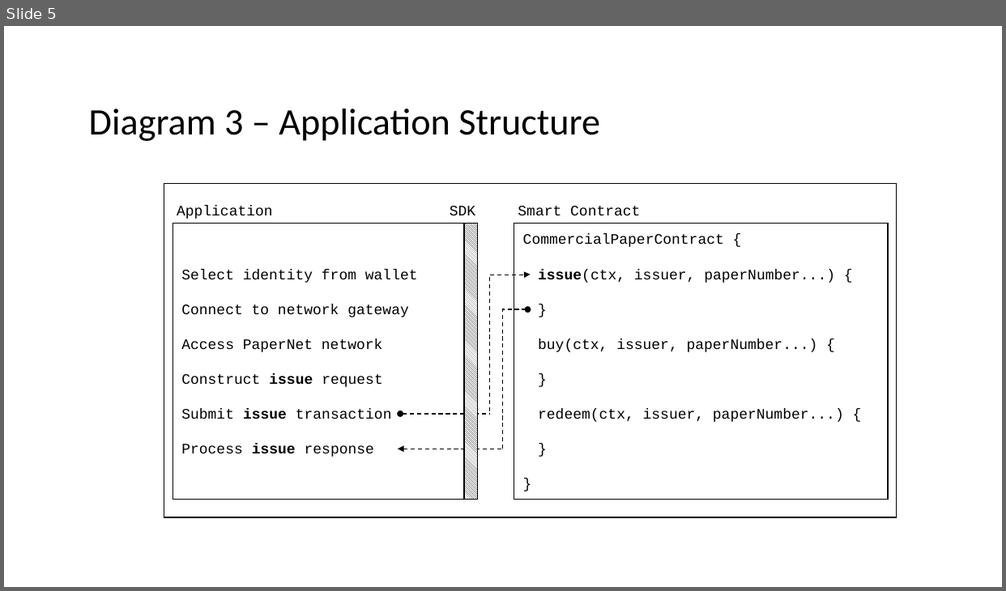
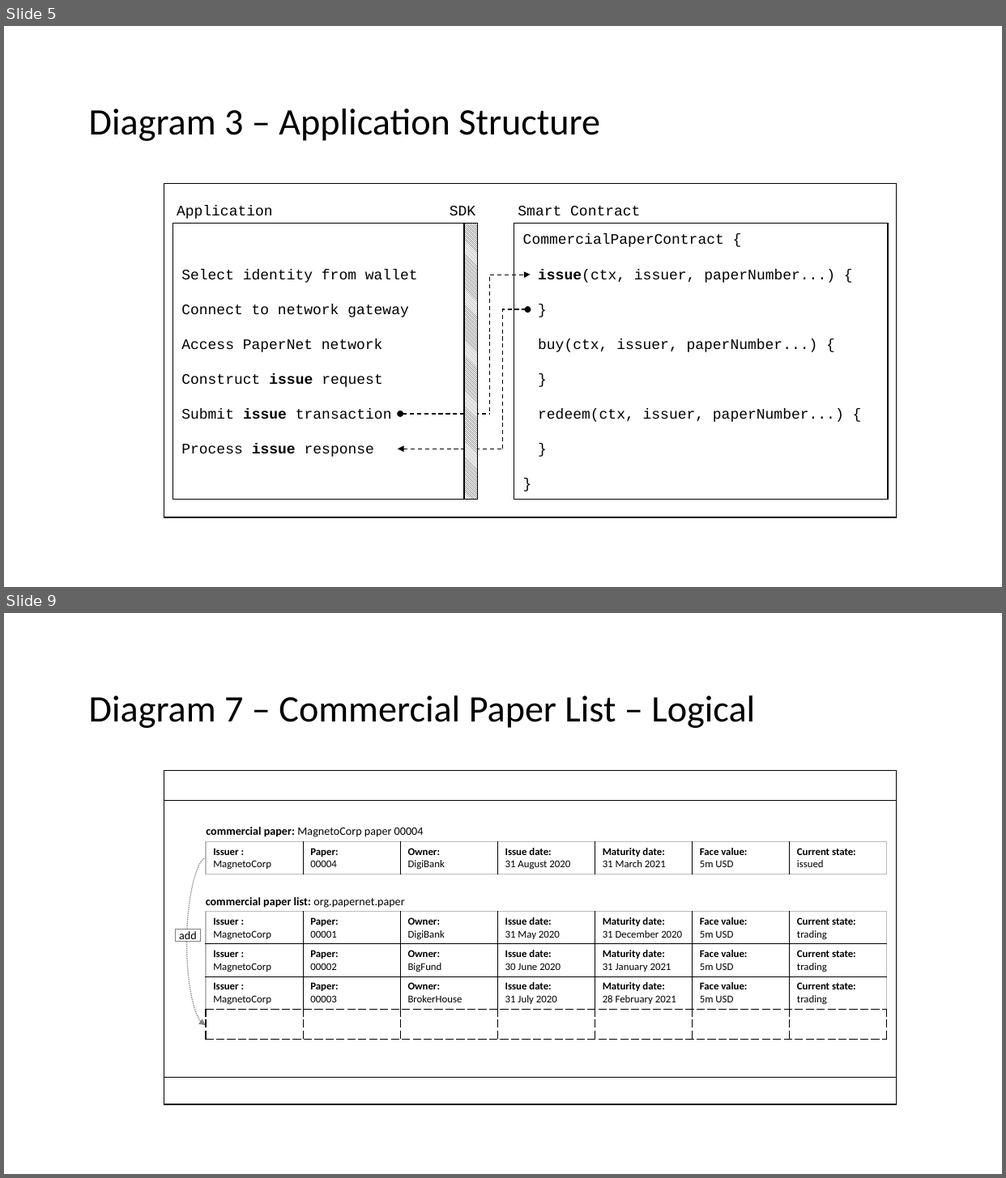
Before and after one commit to hyperledger/fabric, a slide deck: docs/source/developapps/diagrams.pptx. Shown one above the other, each under a label of ours: slide 5 before the commit, slides 5 and 9 after it; the slides between them are not shown. The pictures are 1006x591 and 1006x1178 pixels, drawn with LibreOffice and Linux fonts; fonts in the diff are those of the drawing. Boxes give left, top, right and bottom in pixels: in the first picture for what was removed or moved away, otherwise in the second. Text is boxed around its words. In the diff, an @@ line names an element or a change of style, - is before the commit and + after.

```diff
--- a/docs/source/developapps/diagrams.pptx
+++ b/docs/source/developapps/diagrams.pptx
@@ slide 9 added at [4, 613, 1002, 1174], background #FFFFFF @@
@@ text added at [89, 696, 755, 728], 36 pt, text #000000 @@
+Diagram 7 – Commercial Paper List – Logical
@@ rectangle added at [164, 770, 897, 1105], outline #000000 1 pt @@
@@ rectangle added at [164, 800, 897, 1077], outline #000000 1 pt @@
@@ text added at [206, 827, 424, 837], 11 pt, text #000000 @@
+commercial paper: MagnetoCorp paper 00004
@@ table added at [206, 842, 888, 875], 1 rows, 7 columns @@
+Issuer : MagnetoCorp | Paper: / 00004 | Owner: / DigiBank | Issue date: / 31 August 2020 | Maturity date: / 31 March 2021 | Face value: / 5m USD | Current state: / issued
@@ curved arrow added from (206, 858) to (206, 1025), #808080 1 pt dashed @@
@@ ellipse added at [206, 856, 211, 861], fill #FFFFFF @@
@@ text added at [206, 897, 404, 908], 11 pt, text #000000, bold @@
+commercial paper list: org.papernet.paper
@@ table added at [206, 912, 888, 1040], 4 rows, 7 columns @@
+Issuer : MagnetoCorp | Paper: / 00001 | Owner: / DigiBank | Issue date: / 31 May 2020 | Maturity date: / 31 December 2020 | Face value: / 5m USD | Current state: / trading
+Issuer : MagnetoCorp | Paper: / 00002 | Owner: / BigFund | Issue date: / 30 June 2020 | Maturity date: / 31 January 2021 | Face value: / 5m USD | Current state: / trading
+Issuer : MagnetoCorp | Paper: / 00003 | Owner: / BrokerHouse | Issue date: / 31 July 2020 | Maturity date: / 28 February 2021 | Face value: / 5m USD | Current state: / trading
+ |  |  |  |  |  | 
@@ rectangle added at [176, 930, 201, 943], fill #FFFFFF, outline #808080 1 pt, 11 pt, text #000000 @@
+add
```
Also in this commit, not shown: 9 other slides added, 12 other files.
